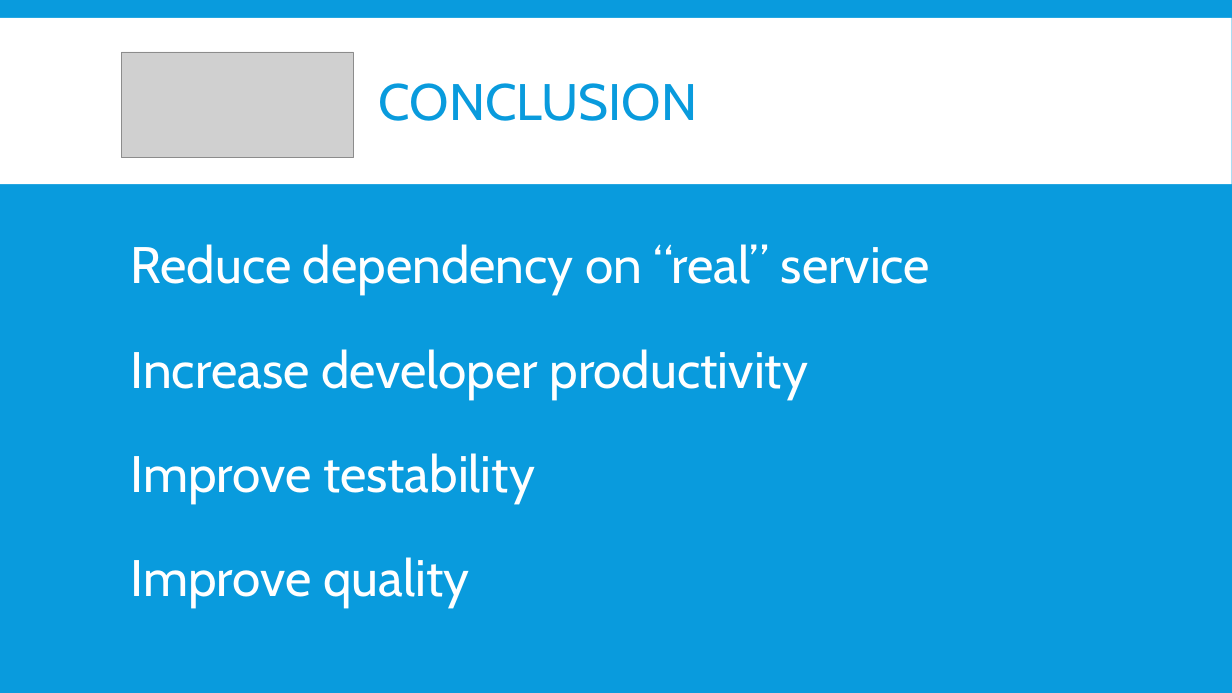
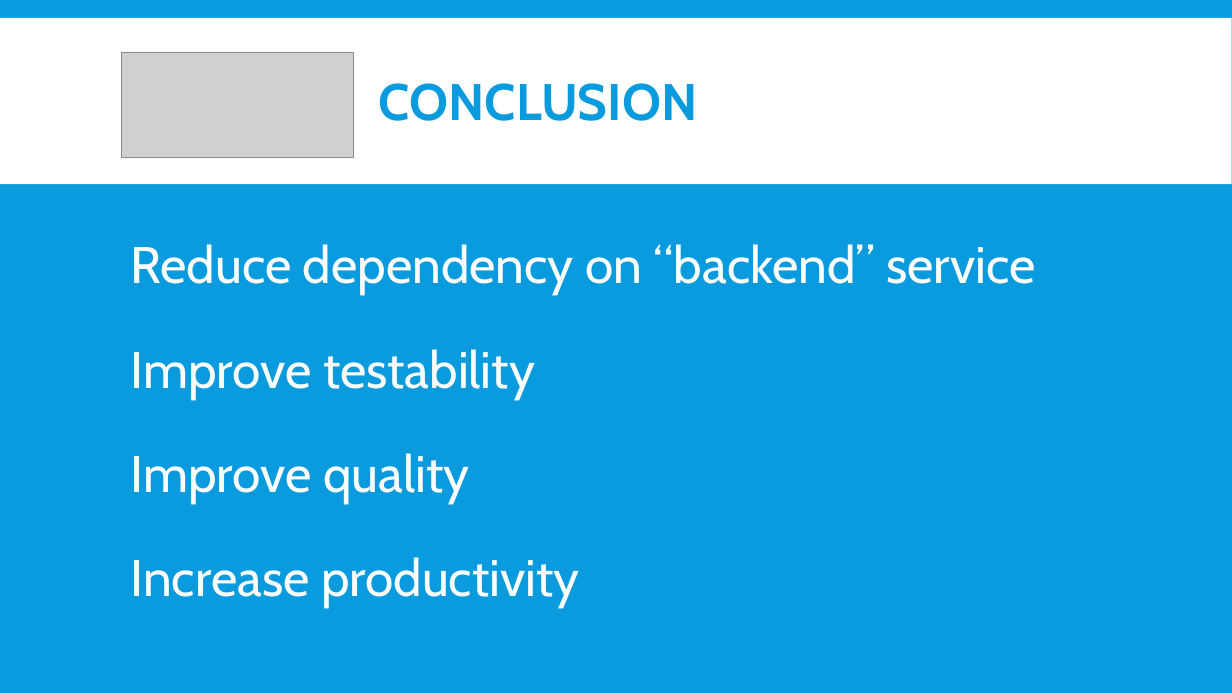
Before and after one commit to nickebbitt/wiremock-examples, a slide deck: slide 12 of wiremock-slides.pptx (slide 10 before the commit). Drawn at 1232x693 pixels with LibreOffice and Linux fonts; fonts in the diff are those of the drawing; grey boxes stand for pictures. Boxes give left, top, right and bottom in pixels: in the first picture for what was removed or moved away, otherwise in the second. Text is boxed around its words. In the diff, an @@ line names an element or a change of style, - is before the commit and + after.

Commit message:
Update slides for MJC

```diff
--- a/wiremock-slides.pptx
+++ b/wiremock-slides.pptx
@@ title "CONCLUSION" at (379,83,698,121): bold on @@
@@ text at (131,244,1035,294): text changed @@
-Reduce dependency on “real” service
-Increase developer productivity
+Reduce dependency on “backend” service
@@ text at (131,557,580,607): paragraph added @@
+Increase productivity
```
Also in this commit, not shown: 6 other slides changed, 2 slides added.
